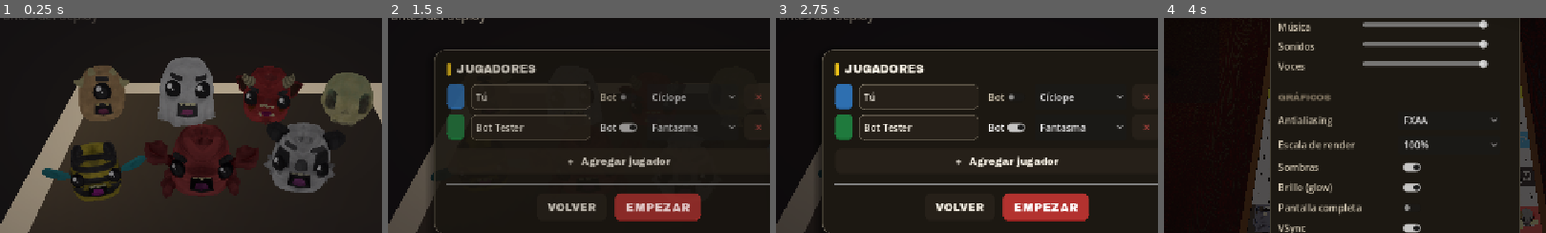
Above: before the commit, frames 1-4 (left to right).
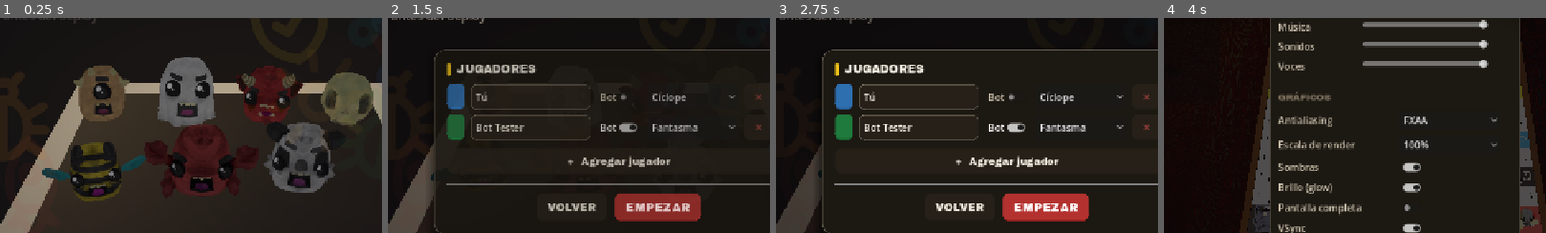
Above: after the commit, the same moments.

Repository: DiegoFernandoLojanTenesaca/BugOpoly
Game: Godot game, scene res://src/world/start_screen.tscn
The game is run twice, just before and just after one commit, with the same random seed, the same clock (stepped at 60 frames per second) and the same inputs.
Inputs (mouse positions are % of the whole screen's width and height, from its top left):
- Up to frame 1 (0.25 s): no input
- Up to frame 2 (1.5 s): move the mouse to (72, 45) at 0.52 s; click (72, 45) at 0.67 s; click "JUGAR" at 1.25 s
- Up to frame 3 (2.75 s): click "JUGAR" at 2 s
- Up to frame 4 (4 s): click "EMPEZAR" at 2.75 s; click "Menú" at 3.5 s
The pictures show only the part of the screen within x 20-70%, y 21-71%; the shares and areas given below are measured in that part.

The runs differ from the first frame. In frame 1, 0.4% of the frame differs, in the area x 2-83%, y 14-67%; in frame 2, less than 0.1%; in frame 3, less than 0.1%; in frame 4, nothing differs.

Commit message:
Menú: fondo con iconos de programación/DB/QA flotando tenues (los 21 del kit)

Diff:
--- a/src/world/start_screen.gd
+++ b/src/world/start_screen.gd
@@ -26,6 +26,7 @@
 	_build_background()
 	_build_scene()
 	_build_vignette()
+	_build_icon_bg()
 	_build_title()
 	_build_main_menu()
 	_build_props()
@@ -66,6 +67,30 @@
 
 const GH_USER := "DiegoFernandoLojanTenesaca"
 const AVATAR_URL := "https://avatars.githubusercontent.com/u/59341390?s=160"
+
+func _build_icon_bg() -> void:
+	# Iconos de programación/DB/QA flotando tenues en el fondo oscuro.
+	var icons := ["database", "terminal", "git-branch", "bug", "server", "gear", "shield", "rocket", "coffee", "search", "trophy", "coins", "lock", "circle-check"]
+	var cols := [Brand.GOLD, Brand.RED, Brand.GROUP[0], Brand.GROUP[1], Brand.GROUP[5], Brand.GROUP[2]]
+	var rng := RandomNumberGenerator.new()
+	rng.seed = 1337
+	for i in 18:
+		var tr := _kit_icon(icons[i % icons.size()], cols[i % cols.size()], 96)
+		var sz := rng.randf_range(46.0, 104.0)
+		tr.custom_minimum_size = Vector2(sz, sz)
+		tr.size = Vector2(sz, sz)
+		tr.modulate.a = rng.randf_range(0.05, 0.11)
+		tr.mouse_filter = Control.MOUSE_FILTER_IGNORE
+		tr.pivot_offset = Vector2(sz * 0.5, sz * 0.5)
+		tr.rotation = rng.randf_range(-0.3, 0.3)
+		var y := rng.randf_range(-20.0, 700.0)
+		tr.position = Vector2(rng.randf_range(-20.0, 1240.0), y)
+		add_child(tr)
+		var drift := rng.randf_range(12.0, 30.0)
+		var dur := rng.randf_range(6.0, 12.0)
+		var tw := create_tween().set_loops()
+		tw.tween_property(tr, "position:y", y - drift, dur).set_trans(Tween.TRANS_SINE).set_ease(Tween.EASE_IN_OUT)
+		tw.tween_property(tr, "position:y", y, dur).set_trans(Tween.TRANS_SINE).set_ease(Tween.EASE_IN_OUT)
 
 func _build_creator_badge() -> void:
 	# Guiño al creador: avatar de GitHub (dinámico) + nombre. Click abre el perfil; triple-click = easter egg.
